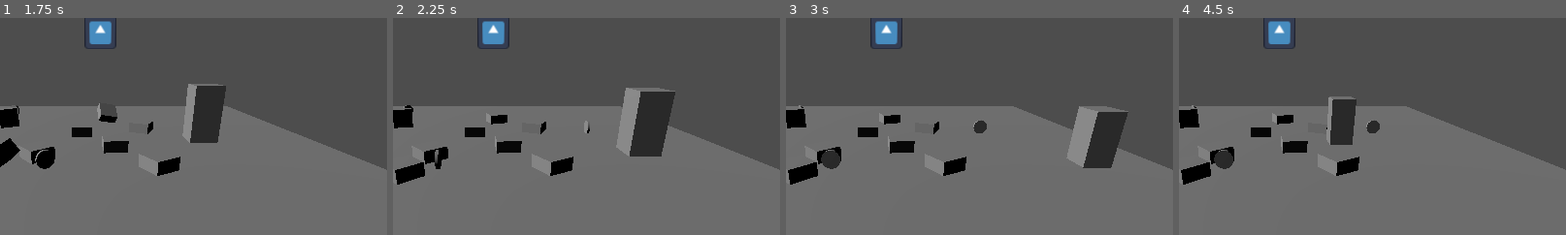
Above: before the commit, frames 1-4 (left to right).
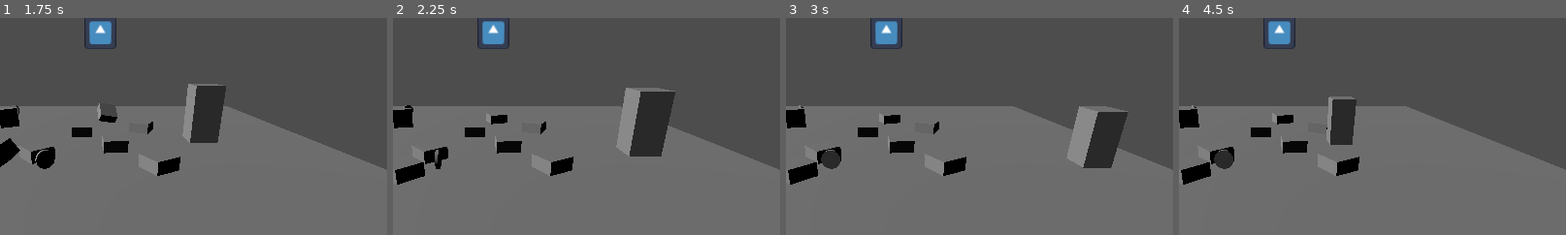
Above: after the commit, the same moments.

Repository: IsaiahMurray/3D-Platformer-Tutorial
Game: Godot game, scene res://scenes/level_1.tscn
The game is run twice, just before and just after one commit, with the same random seed, the same clock (stepped at 60 frames per second) and the same inputs. The engine's default icon, where the game draws it, is replaced by a stand-in: a white triangle on a blue panel in a dark square.
Inputs:
- Up to frame 1 (1.75 s): tap Enter (ui_accept) at 0.5, 0.77, 1.52 s; hold Right (ui_right) 0.53-1.28 s; hold Down (ui_down) from 1.28 s (still down)
- Up to frame 2 (2.25 s): release Down (ui_down) at 2.03 s; hold Right (ui_right) from 2.03 s (still down)
- Up to frame 3 (3 s): release Right (ui_right) at 2.78 s; hold Up (ui_up) from 2.78 s (still down)
- Up to frame 4 (4.5 s): tap Enter (ui_accept) at 3.02, 3.77 s; release Up (ui_up) at 3.53 s; hold Left (ui_left) from 3.53 s (still down)
The pictures show only the part of the screen within x 37-87%, y 16-66%; the shares and areas given below are measured in that part.

Frame 1 is identical in both runs. In frame 2, less than 0.1% of the frame differs, in the area x 49-51%, y 47-54%; in frame 3, 0.2%, in the area x 48-52%, y 47-54%; in frame 4, 0.2%.

Commit message:
Update coin script
-Delete coin upon collision

Diff:
--- a/3d-platformer-tutorial/coin.gd
+++ b/3d-platformer-tutorial/coin.gd
@@ -9,12 +9,9 @@
 func _ready() -> void:
 	pass # Replace with function body.
 
-
 # Called every frame. 'delta' is the elapsed time since the previous frame.
 func _process(delta: float) -> void:
 	rotate_coin()
 
-
-
 func _on_body_entered(body: Node3D) -> void:
-	pass # Replace with function body.
+	queue_free() # Replace with function body.
--- a/3d-platformer-tutorial/coin.tscn
+++ b/3d-platformer-tutorial/coin.tscn
@@ -20,3 +20,5 @@
 [node name="CollisionShape3D" type="CollisionShape3D" parent="."]
 transform = Transform3D(1, 0, 0, 0, -4.37114e-08, -1, 0, 1, -4.37114e-08, 0, 0, 0)
 shape = SubResource("BoxShape3D_ul18f")
+
+[connection signal="body_entered" from="." to="." method="_on_body_entered"]
